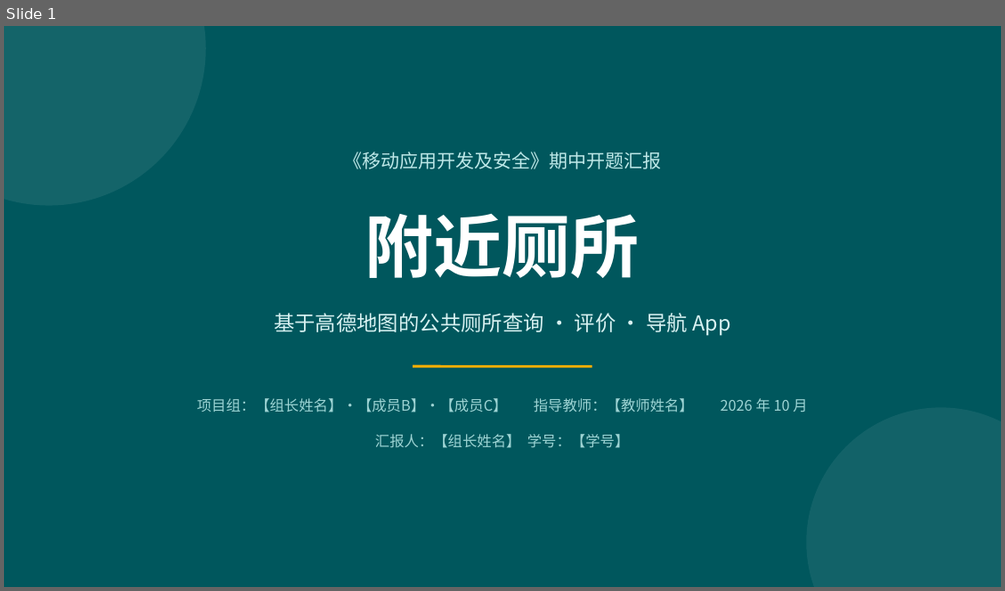
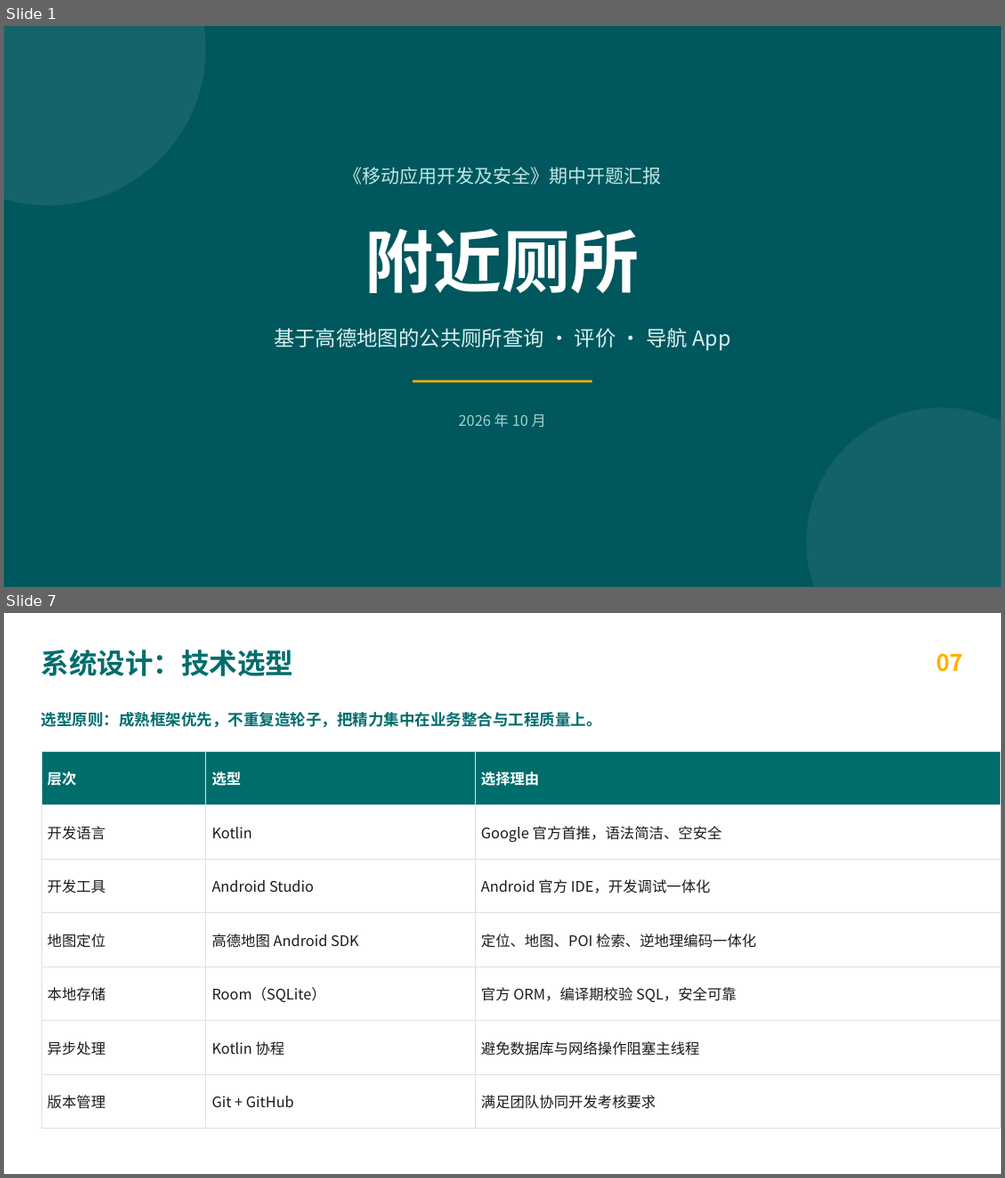
Before and after one commit to HeiCat233/lalmore, a slide deck: deliverables/期中开题汇报-附近厕所.pptx. Shown one above the other, each under a label of ours: slide 1 before the commit, slides 1 and 7 after it; the slides between them are not shown. The pictures are 1005x591 and 1005x1178 pixels, drawn with LibreOffice and Linux fonts; fonts in the diff are those of the drawing. Boxes give left, top, right and bottom in pixels: in the first picture for what was removed or moved away, otherwise in the second. Text is boxed around its words. In the diff, an @@ line names an element or a change of style, - is before the commit and + after.

```diff
--- a/deliverables/期中开题汇报-附近厕所.pptx
+++ b/deliverables/期中开题汇报-附近厕所.pptx
@@ slide 7 added at box(4, 613, 1001, 1174), background #FFFFFF @@
@@ text added at box(41, 649, 294, 676), 27 pt, text #006D6D, bold @@
+系统设计：技术选型
@@ text added at box(936, 653, 963, 672), 22 pt, text #FFB000, bold @@
+07
@@ text added at box(41, 712, 602, 728), 15 pt, text #006D6D, bold @@
+选型原则：成熟框架优先，不重复造轮子，把精力集中在业务整合与工程质量上。
@@ table added at box(41, 751, 1001, 1112), 7 rows, 3 columns @@
+层次 | 选型 | 选择理由
+开发语言 | Kotlin | Google 官方首推，语法简洁、空安全
+开发工具 | Android Studio | Android 官方 IDE，开发调试一体化
+地图定位 | 高德地图 Android SDK | 定位、地图、POI 检索、逆地理编码一体化
+本地存储 | Room（SQLite） | 官方 ORM，编译期校验 SQL，安全可靠
+异步处理 | Kotlin 协程 | 避免数据库与网络操作阻塞主线程
+版本管理 | Git + GitHub | 满足团队协同开发考核要求
@@ slide 1 changed as well @@
@@ 3 texts, 1 line: place and size @@
-3 texts, 1 line at box(274, 151, 730, 366)
+3 texts, 1 line at box(274, 167, 730, 381)
@@ text at box(459, 413, 546, 427): text changed @@
-项目组：【组长姓名】·【成员B】·【成员C】 指导教师：【教师姓名】 2026 年 10 月
+2026 年 10 月
@@ text removed at box(375, 434, 630, 448) @@
-汇报人：【组长姓名】 学号：【学号】
```
Also in this commit, not shown: 3 other slides changed, 6 other slides added, 10 slides removed, 5 other files.
